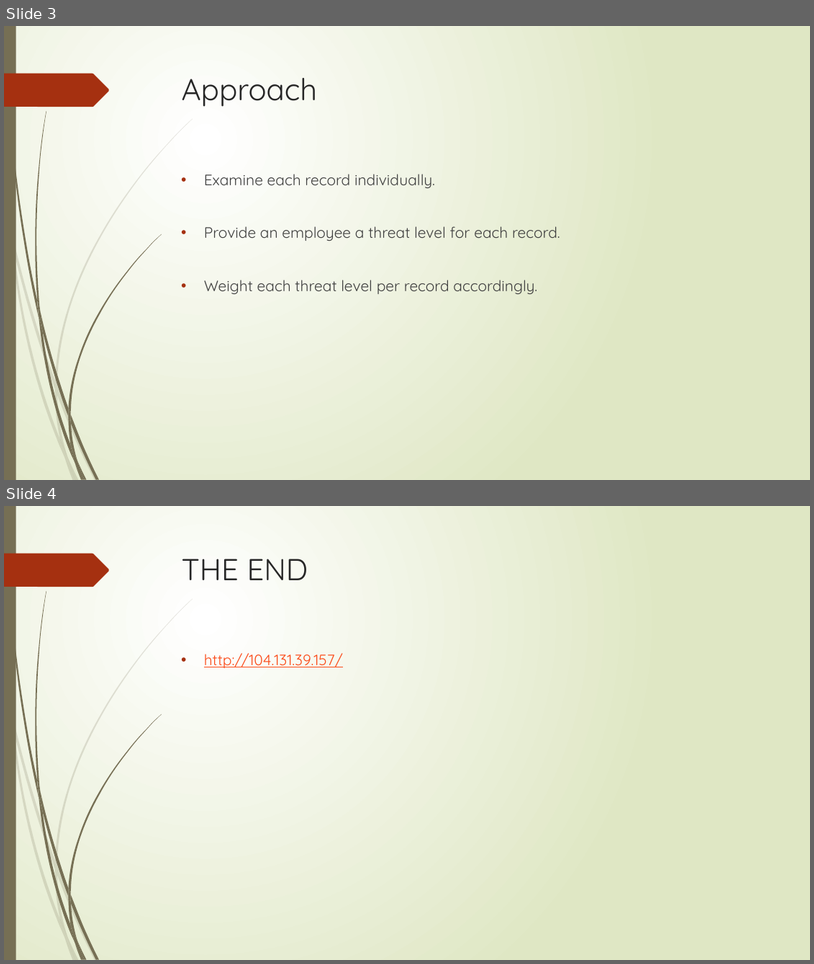
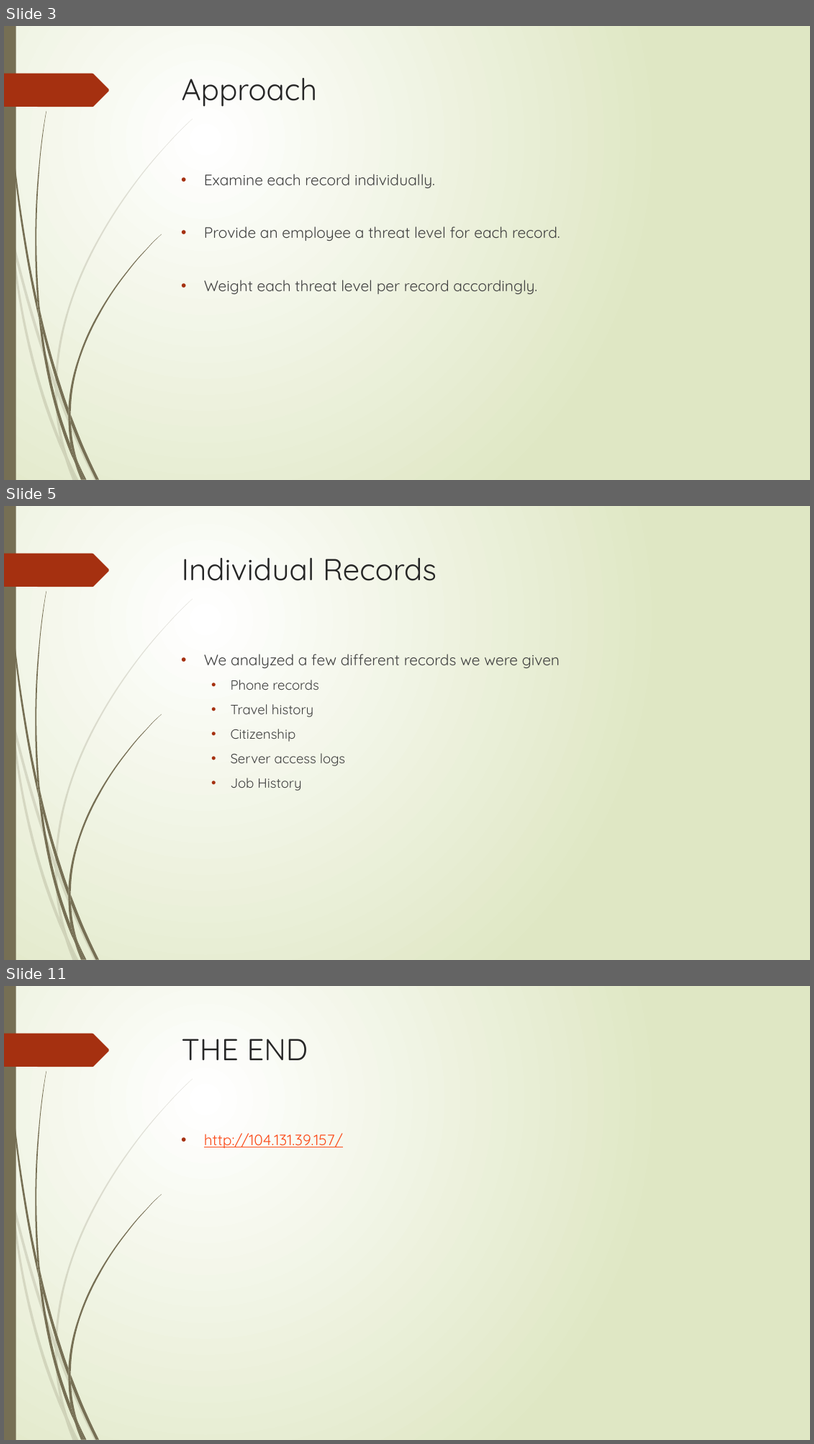
Before and after one commit to jschweizer36/Flyguys, a slide deck: Data Analytics Challenge Final PowerPoint.pptx. Shown one above the other, each under a label of ours: slides 3 and 4 before the commit, slides 3, 5 and 11 after it; the slides between them are not shown. The pictures are 814x964 and 814x1444 pixels, drawn with LibreOffice and Linux fonts; fonts in the diff are those of the drawing. Boxes give left, top, right and bottom in pixels: in the first picture for what was removed or moved away, otherwise in the second. Text is boxed around its words. In the diff, an @@ line names an element or a change of style, - is before the commit and + after.

```diff
--- a/Data Analytics Challenge Final PowerPoint.pptx
+++ b/Data Analytics Challenge Final PowerPoint.pptx
@@ slide 5 added at (4, 506, 810, 960), background gradient #FFFFFF to #DFE8C4; not listed: 24 template elements that a slide beside it also shows @@
@@ title added at (182, 558, 437, 581), 36 pt, text #262626 @@
+Individual Records
@@ text added at (204, 654, 560, 790), 16 pt, text #404040 @@
+• We analyzed a few different records we were given
+  • Phone records
+  • Travel history
+  • Citizenship
+  • Server access logs
+  • Job History
@@ what was slide 4 is now slide 11 @@
```
Also in this commit, not shown: 1 slide changed, 6 other slides added.
